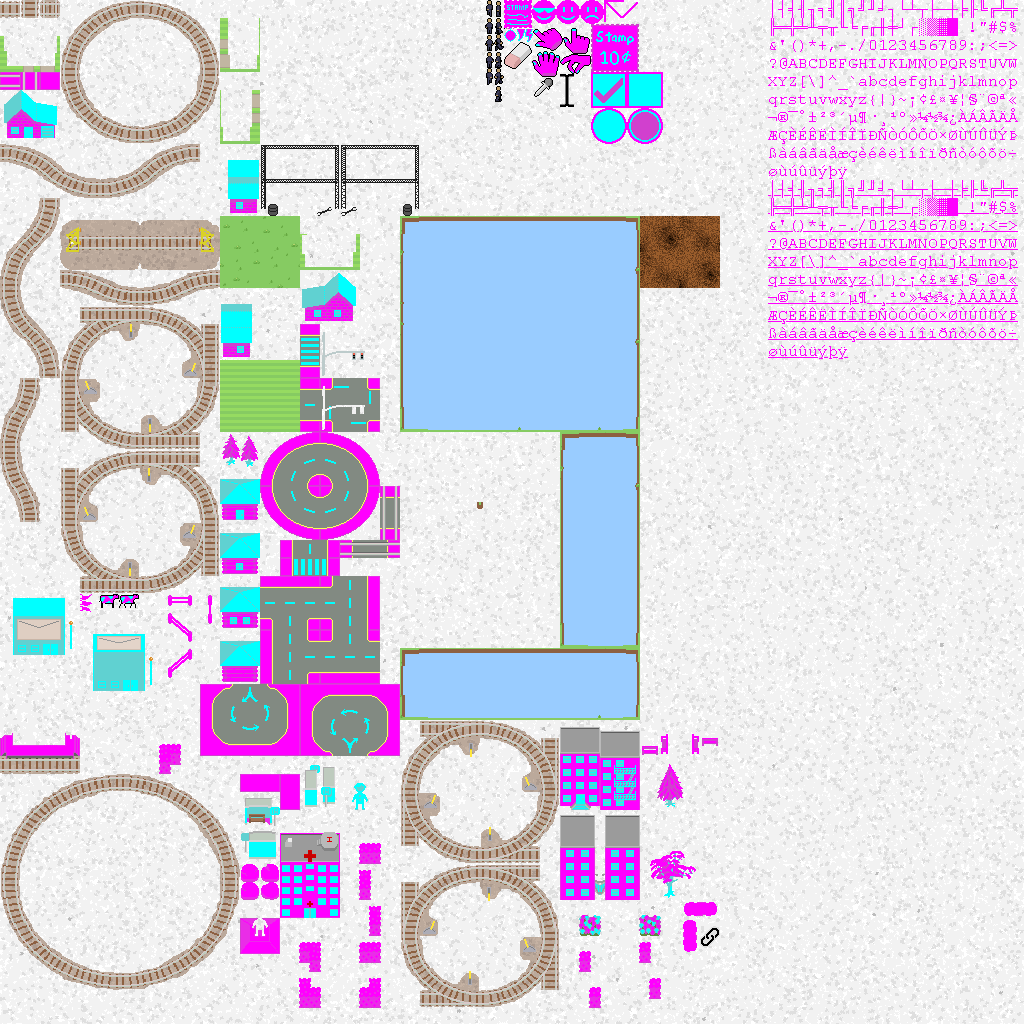
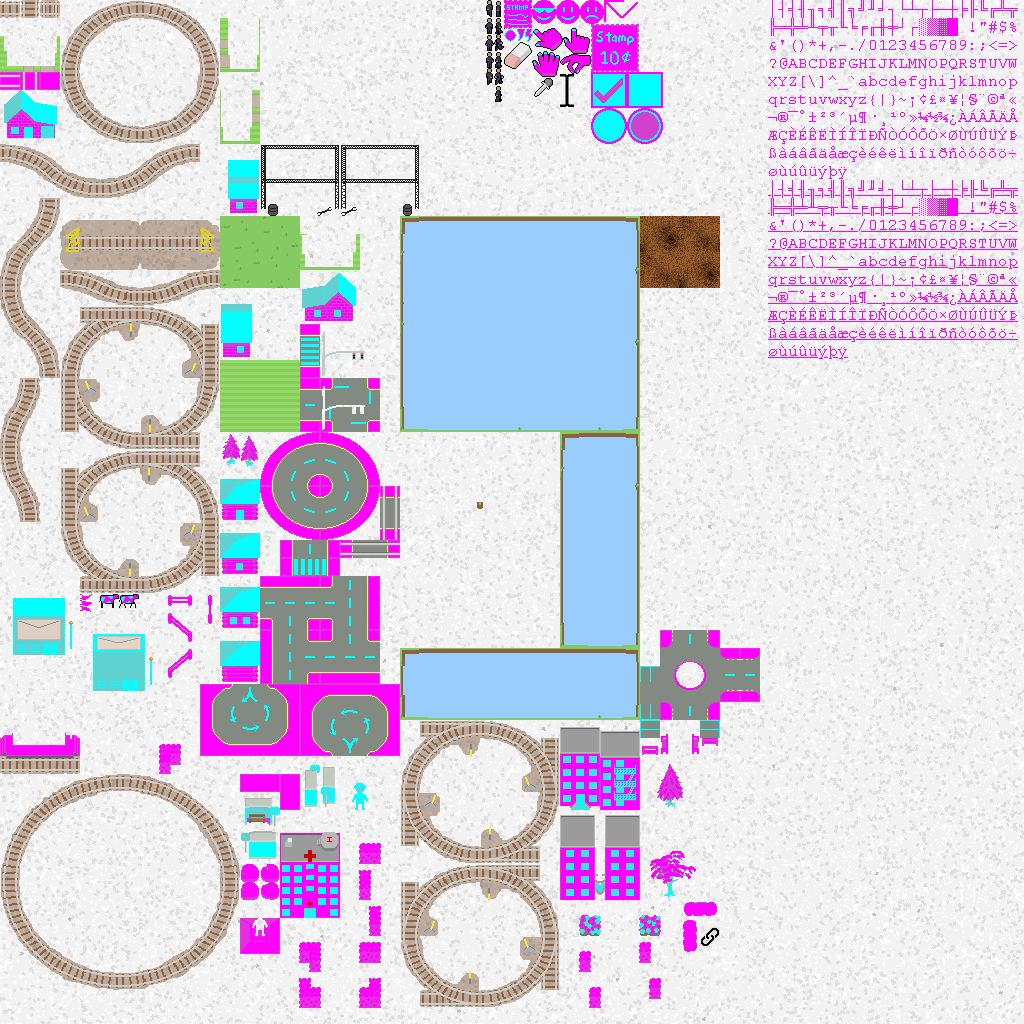
Layered file, before and after one edit (1024 × 1024). Changes by layer:
painted on "base.png copy" over left=640, top=630, right=760, bottom=738
